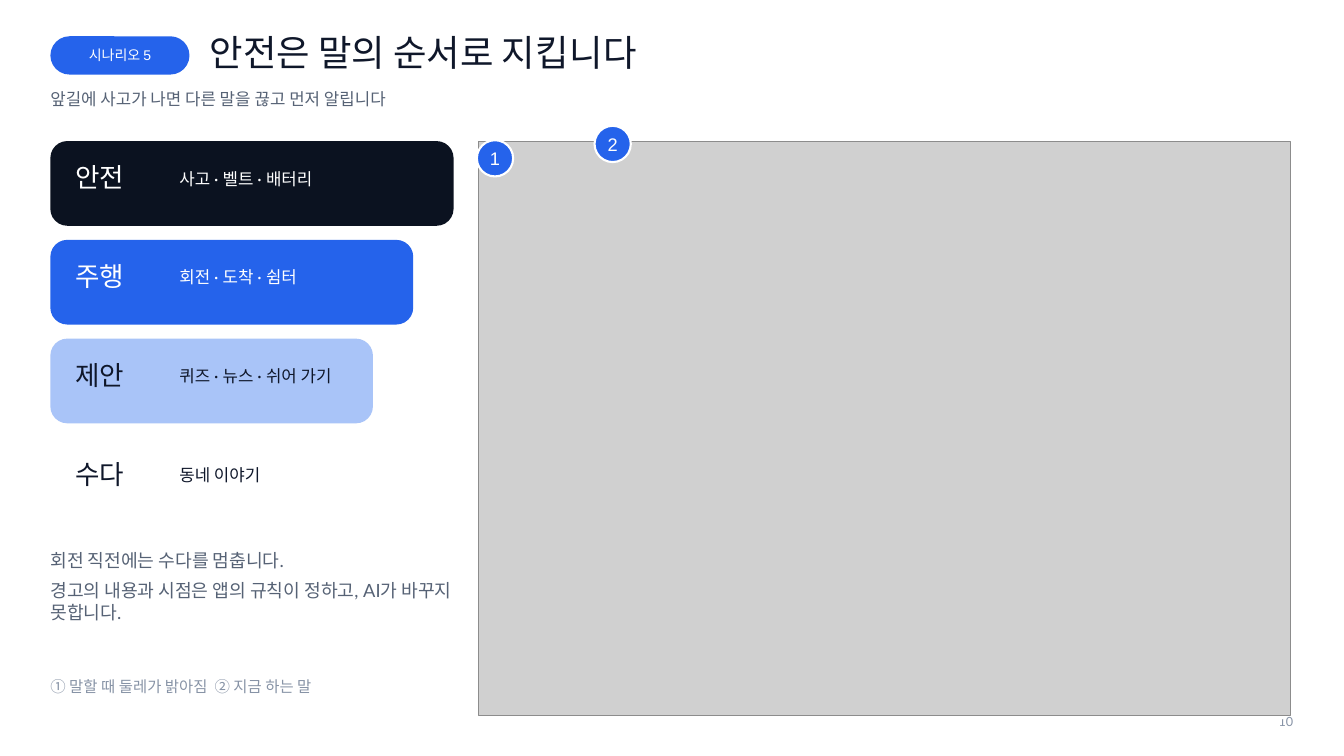
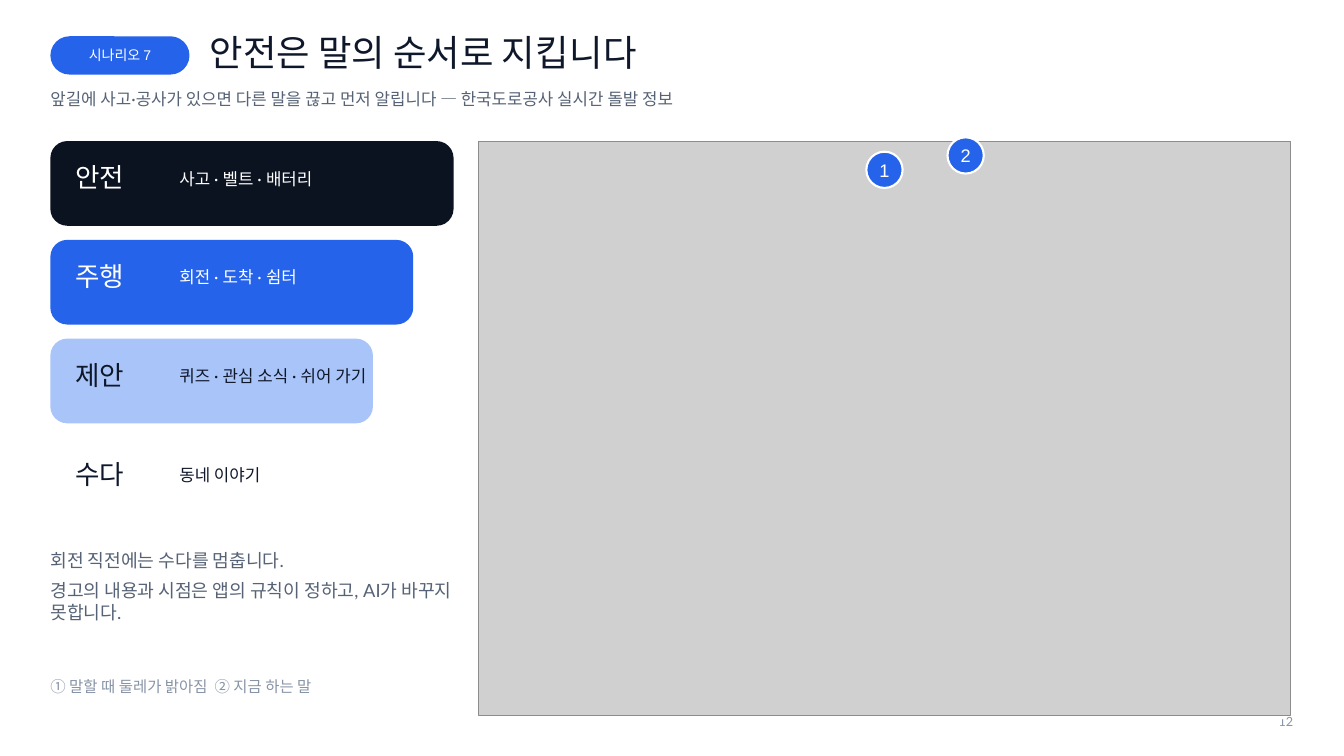
Before and after one commit to somanghao/hyunbiseo, a slide deck: slide 12 of docs/submission/현비서_소개자료.pptx (slide 10 before the commit). Drawn at 1344x756 pixels with LibreOffice and Linux fonts; fonts in the diff are those of the drawing; grey boxes stand for pictures; background and template pictures are left out. Boxes give left, top, right and bottom in pixels: in the first picture for what was removed or moved away, otherwise in the second. Text is boxed around its words. In the diff, an @@ line names an element or a change of style, - is before the commit and + after.

```diff
--- a/docs/submission/현비서_소개자료.pptx
+++ b/docs/submission/현비서_소개자료.pptx
@@ text in rounded rectangle at (89,48,151,61): text changed @@
-시나리오 5
+시나리오 7
@@ text at (50,91,673,107): text changed @@
-앞길에 사고가 나면 다른 말을 끊고 먼저 알립니다
+앞길에 사고·공사가 있으면 다른 말을 끊고 먼저 알립니다 — 한국도로공사 실시간 돌발 정보
@@ ellipse "2": place and size @@
-ellipse "2" at (595,126,631,162)
+ellipse "2" at (948,137,984,173)
@@ ellipse "1": place and size @@
-ellipse "1" at (477,140,513,176)
+ellipse "1" at (867,152,903,189)
@@ text at (179,368,366,384): text changed @@
-퀴즈 · 뉴스 · 쉬어 가기
+퀴즈 · 관심 소식 · 쉬어 가기
@@ text at (1279,715,1294,726): text changed @@
-10
+12
```
Also in this commit, not shown: 11 other slides changed, 4 slides added, 20 other files.
